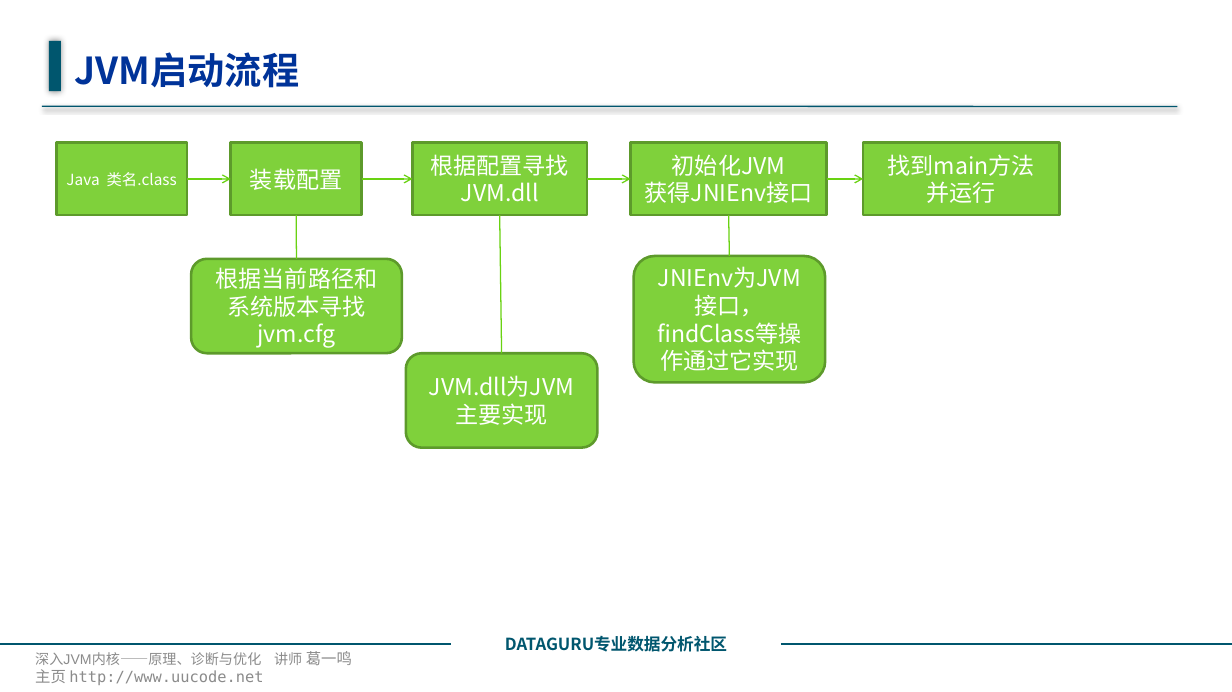
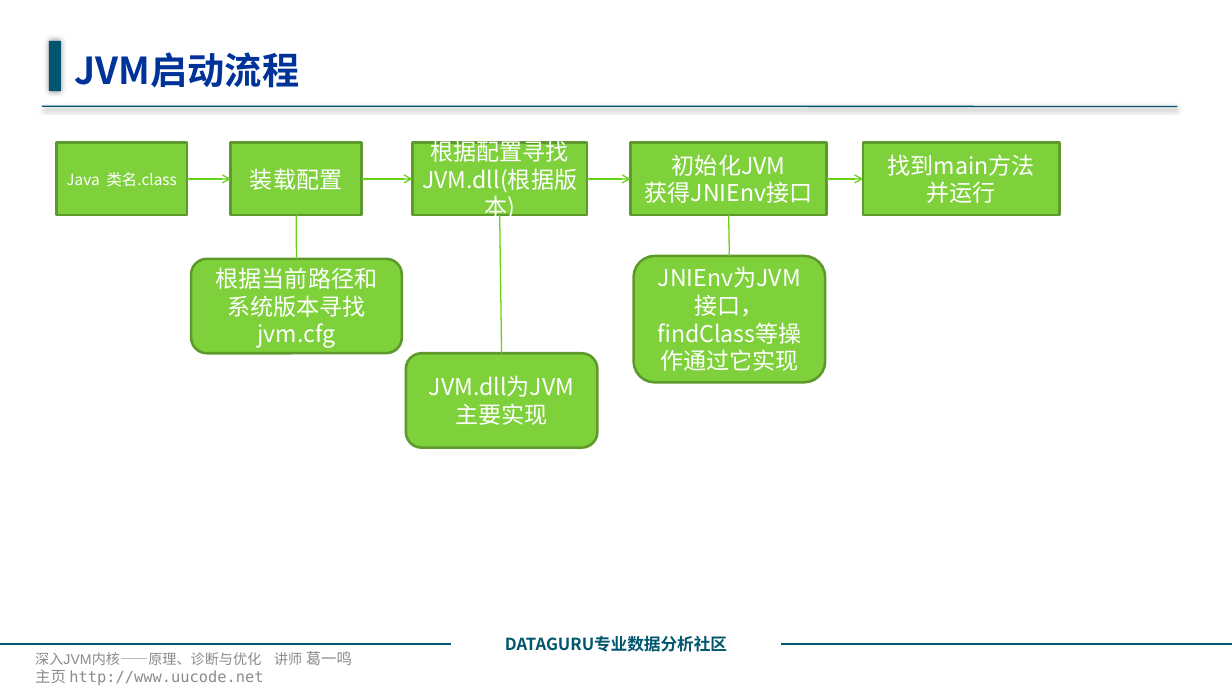
Before and after one commit to 1606884098/javabase, a slide deck: slide 2 of javabase1Jvm/src/main/java/com/javabase/jvm1runtime/runtimeDetail/2.JVM运行机制.pptx. Drawn at 1232x692 pixels with LibreOffice and Linux fonts; fonts in the diff are those of the drawing; background and template pictures are left out. Boxes give left, top, right and bottom in pixels: in the first picture for what was removed or moved away, otherwise in the second. Text is boxed around its words. In the diff, an @@ line names an element or a change of style, - is before the commit and + after.

```diff
--- a/javabase1Jvm/src/main/java/com/javabase/jvm1runtime/runtimeDetail/2.JVM运行机制.pptx
+++ b/javabase1Jvm/src/main/java/com/javabase/jvm1runtime/runtimeDetail/2.JVM运行机制.pptx
@@ text in rectangle at (x1=422, y1=137, x2=577, y2=221): text changed @@
-根据配置寻找JVM.dll
+根据配置寻找JVM.dll(根据版本)
```
Also in this commit, not shown: 2 other slides changed, 7 other files.
